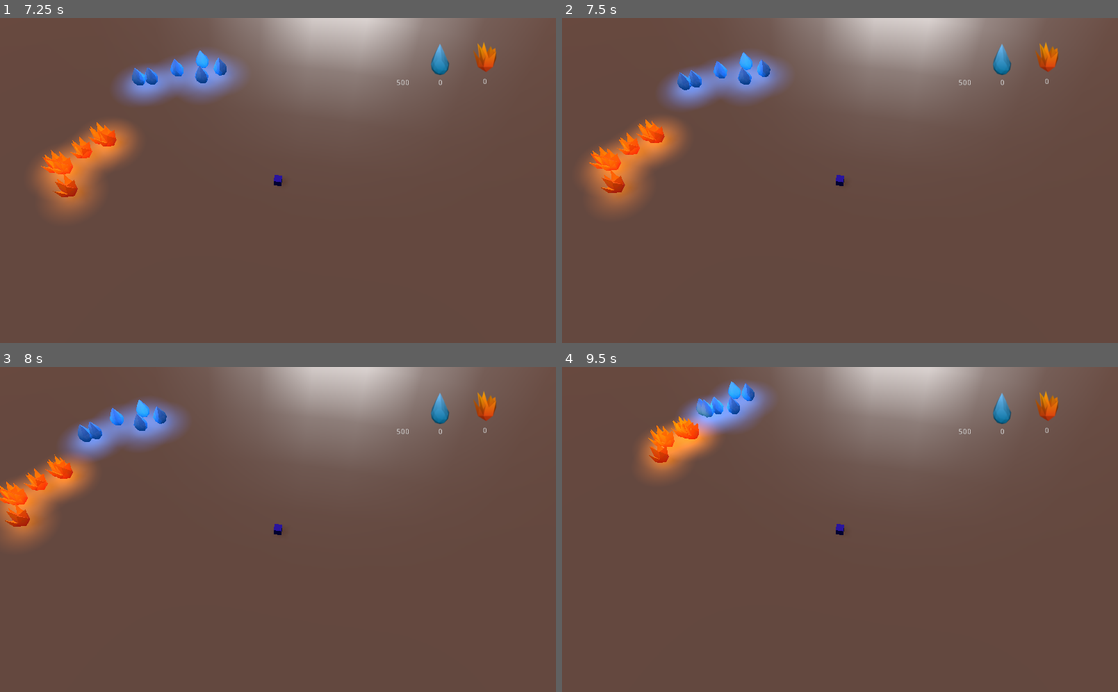
Above: before the commit, frames 1-4 (two rows, left to right).
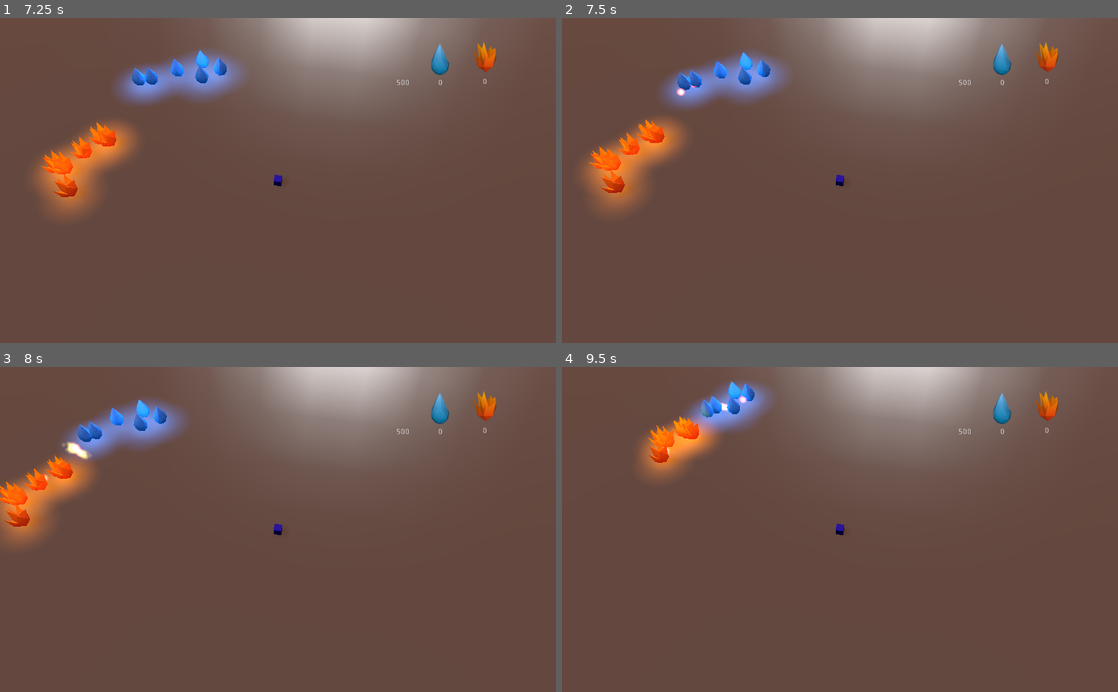
Above: after the commit, the same moments.

Repository: GameDrivenDesign/TurnSides
Game: Godot game, scene res://Game.tscn
Same seed, same stepped clock (60 frames per second), same inputs: the game is played once before the commit and once after it.
Inputs:
- Up to frame 1 (7.25 s): tap Enter (ui_accept) at 0.5, 0.77, 1.52, 3.02, 3.77, 4.52, 6.02, 6.77 s; hold Right (ui_right) 0.53-1.28 s; hold Down (ui_down) 1.28-2.03 s; hold Right (ui_right) 2.03-2.78 s; hold Up (ui_up) 2.78-3.53 s; hold Left (ui_left) 3.53-5.03 s; hold Down (ui_down) 5.03-5.78 s; hold Right (ui_right) 5.78-6.53 s; hold Up (ui_up) from 6.53 s (still down)
- Up to frame 2 (7.5 s): release Up (ui_up) at 7.28 s; hold Right (ui_right) from 7.28 s (still down)
- Up to frame 3 (8 s): keep holding Right (ui_right); tap Enter (ui_accept) at 7.52 s
- Up to frame 4 (9.5 s): release Right (ui_right) at 8.03 s; hold Down (ui_down) 8.03-8.78 s; hold Left (ui_left) from 8.78 s (still down); tap Enter (ui_accept) at 9.02 s

Frame 1 is identical in both runs. In frame 2, less than 0.1% of the frame differs, in the area x 20-25%, y 20-25%; in frame 3, 0.2%; in frame 4, 0.5%, in the area x 16-34%, y 8-27%.

Commit message:
implement projectiles properly

Diff:
--- a/Elemental.gd
+++ b/Elemental.gd
@@ -61,7 +61,7 @@
 	#	enemyList[0].takeDamage(strength * delta)
 	if weapon_cooldown <= 0:
 		var projectile = preload("res://Projectile.tscn").instance()
-		projectile.shoot_at(translation,# + Vector3(0, 1, 0),
+		projectile.shoot_at(translation + Vector3(0, 1, 0),
 			enemyList[0].translation + Vector3(0, 1, 0),
 			my_group_name())
 		get_parent().add_child(projectile)
--- a/Game.tscn
+++ b/Game.tscn
@@ -5,7 +5,7 @@
 [ext_resource path="res://hud.tscn" type="PackedScene" id=3]
 [ext_resource path="res://Ground.tscn" type="PackedScene" id=4]
 
-[node name="Game" type="Spatial"]
+[node name="Game" type="Spatial" index="0"]
 
 script = ExtResource( 1 )
 
--- a/Projectile.gd
+++ b/Projectile.gd
@@ -15,15 +15,15 @@
 	pass
 
 func _physics_process(delta):
-	translate(delta * Vector3(0, 0, SPEED))
+	translate(delta * Vector3(0, 0, -SPEED))
 
 func shoot_at(from_position, to_position, from_group):
 	my_group = from_group
-	translation = from_position
-	#look_at_from_position(from_position, to_position, Vector3(0, 1, 0))
+	#translation = from_position
+	look_at_from_position(from_position, to_position, Vector3(0, 1, 0))
 
 func _on_Projectile_body_entered(body):
-	if ((body.is_in_group(FIRE_GROUP) and my_group) or
-		(body.is_in_group(WATER_GROUP) and my_group)):
+	if ((body.is_in_group(FIRE_GROUP) and my_group == WATER_GROUP) or
+		(body.is_in_group(WATER_GROUP) and my_group == FIRE_GROUP)):
 		body.takeDamage(damage)
 		queue_free()
--- a/Projectile.tscn
+++ b/Projectile.tscn
@@ -130,15 +130,7 @@
 material = SubResource( 7 )
 size = Vector2( 1, 1 )
 
-[sub_resource type="SphereMesh" id=9]
-
-radius = 1.0
-height = 2.0
-radial_segments = 64
-rings = 32
-is_hemisphere = false
-
-[node name="Projectile" type="Area" index="0"]
+[node name="Projectile" type="Area"]
 
 input_ray_pickable = false
 input_capture_on_drag = false
@@ -169,7 +161,7 @@
 
 [node name="Particles" type="Particles" parent="." index="1"]
 
-transform = Transform( -1, 0, -3.25841e-07, 0, 1, 0, 3.25841e-07, 0, -1, 0, 0, 0 )
+transform = Transform( -2, 0, -7.78829e-07, 0, 2, 0, 7.78829e-07, 0, -2, 0, 0, 0 )
 layers = 1
 material_override = null
 cast_shadow = 1
@@ -197,19 +189,4 @@
 draw_pass_1 = SubResource( 8 )
 _sections_unfolded = [ "Draw Passes", "Process Material", "Transform" ]
 
-[node name="MeshInstance" type="MeshInstance" parent="." index="2"]
-
-layers = 1
-material_override = null
-cast_shadow = 1
-extra_cull_margin = 0.0
-use_in_baked_light = false
-lod_min_distance = 0.0
-lod_min_hysteresis = 0.0
-lod_max_distance = 0.0
-lod_max_hysteresis = 0.0
-mesh = SubResource( 9 )
-skeleton = NodePath("..")
-material/0 = null
-
 [connection signal="body_entered" from="." to="." method="_on_Projectile_body_entered"]
Not shown: 1 places in Projectile.tscn that only renumber resources
